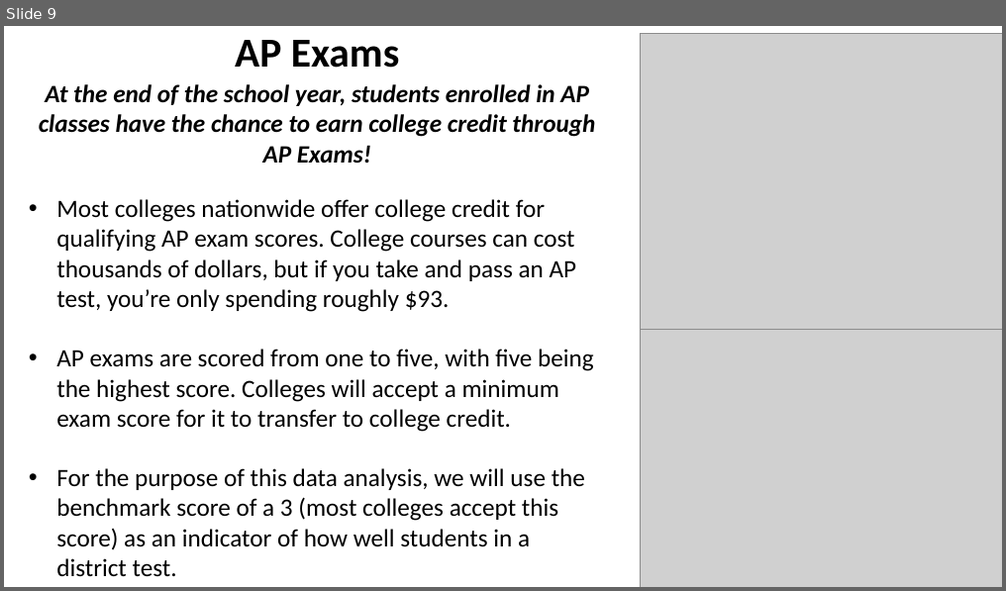
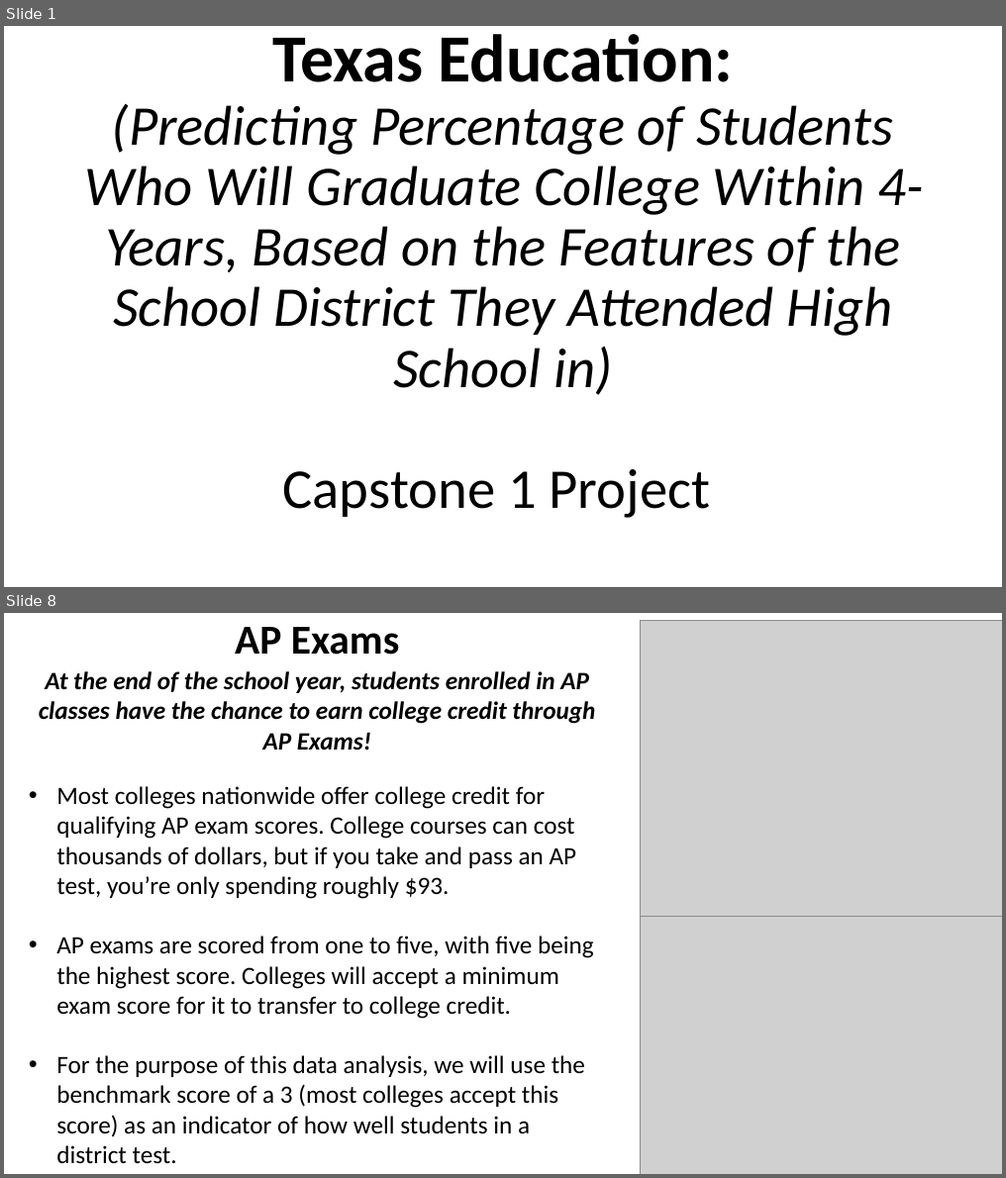
Before and after one commit to RachidRezzik/Texas_GradPercent_Predictor, a slide deck: TexasDistrictForecast.pptx. Shown one above the other, each under a label of ours: slide 9 before the commit, slides 1 and 8 after it; the slides between them are not shown. The pictures are 1006x591 and 1006x1178 pixels, drawn with LibreOffice and Linux fonts; fonts in the diff are those of the drawing; grey boxes stand for pictures. Boxes give left, top, right and bottom in pixels: in the first picture for what was removed or moved away, otherwise in the second. Text is boxed around its words. In the diff, an @@ line names an element or a change of style, - is before the commit and + after.

```diff
--- a/TexasDistrictForecast.pptx
+++ b/TexasDistrictForecast.pptx
@@ slide 1 added at bbox=[4, 26, 1002, 587], background #FFFFFF @@
@@ title added at bbox=[85, 104, 923, 395], 54 pt, text #000000, italic @@
+Texas Education:
+(Predicting Percentage of Students Who Will Graduate College Within 4-Years, Based on the Features of the School District They Attended High School in)
@@ subtitle added at bbox=[283, 470, 711, 518], 54 pt, text #000000 @@
+Capstone 1 Project
@@ what was slide 9 is now slide 8 @@
```
Also in this commit, not shown: 6 slides changed, 5 other slides added, 2 slides removed, 1 other file.
